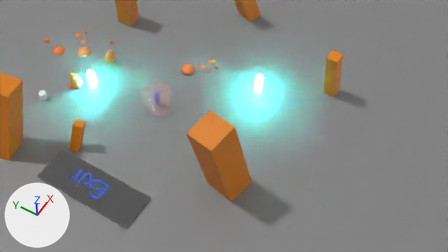
The Blender file examples/bevy_gltf_blueprints/multiple_levels_multiple_blendfiles/art/start_level.blend as it was, and as the next commit left it.
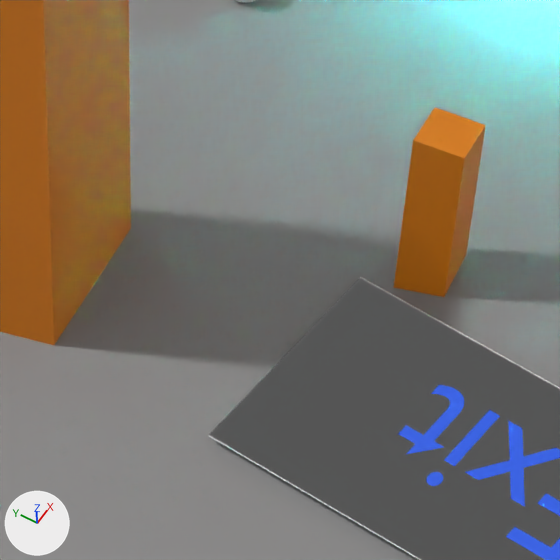
The first picture shows the older version from the file's camera 'Camera'. The close-ups show both versions on the part from 0% to 22% of the width and 40% to 79% of the height of that picture; other places that the commit changed are outside them. The lights are fixed; the arrows at lower left show +X, +Y and +Z.

In view in the first close-up: 'Ground', 'LevelTransition', 'Pillar.002', 'Pillar.005'.
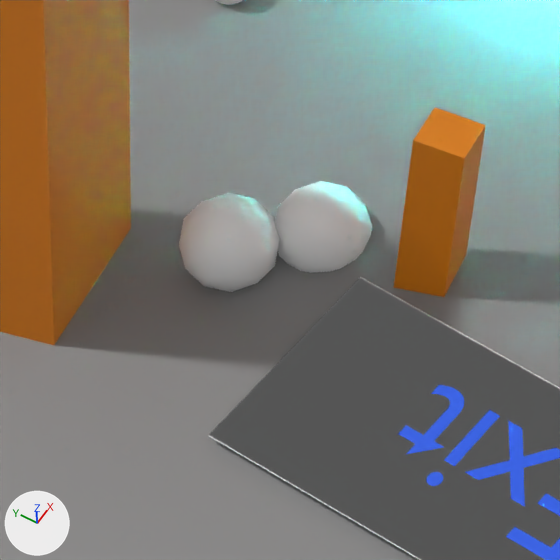
Where the change shows, as pixel boxes (x1, y1, x2, y2) in the close-ups (560 x 560 px):
'SomeMesh.002', added: after (179, 193, 280, 292)
'SomeMesh.001', added: after (275, 181, 372, 273)
'Nest test', moved: before (236, 0, 256, 3); after (216, 0, 242, 4)

What changed in the scene script:
```text
Add me_icosphere:
    me_icosphere.from_pydata(...)  # an icosphere of 80 faces spanning x -0.95..0.95, y -1.0..1.0, z -1.0..1.0
    me_icosphere.polygons.foreach_set('use_smooth', [True] * 80)
Change ob_nest_test:
    ob_nest_test.location: (-7.49, 18.18, 0.52) -> (-7.73, 18.46, 0.52)
Add ob_somemesh_002:
    ob_somemesh_002 = bpy.data.objects.new('SomeMesh.002', me_icosphere)
    ob_somemesh_002.location = (-13.07, 13.53, 0.64)
Add ob_somemesh_001:
    ob_somemesh_001 = bpy.data.objects.new('SomeMesh.001', me_icosphere)
    ob_somemesh_001.location = (-11.64, 12.46, 0.2)
```
